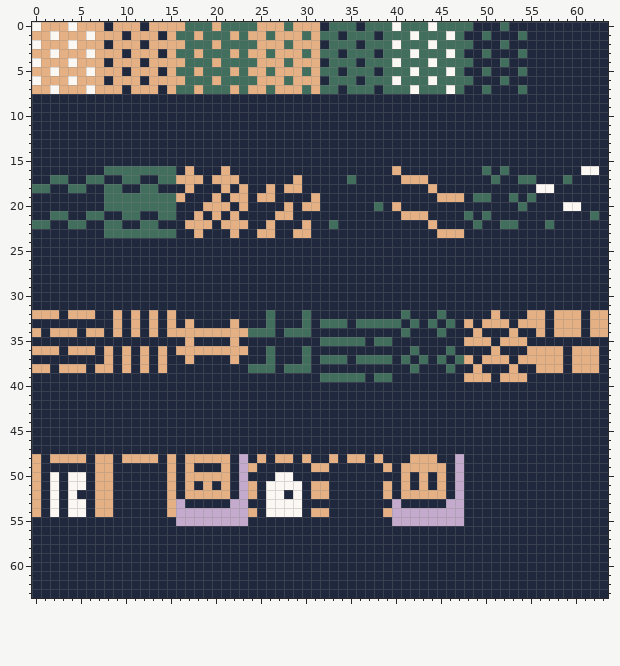
Edited in one commit: pixel-art sprite (core/assets/images/tiles.png). Above, as it was before the edit.
The file is 64x64 pixels.
Once edited:
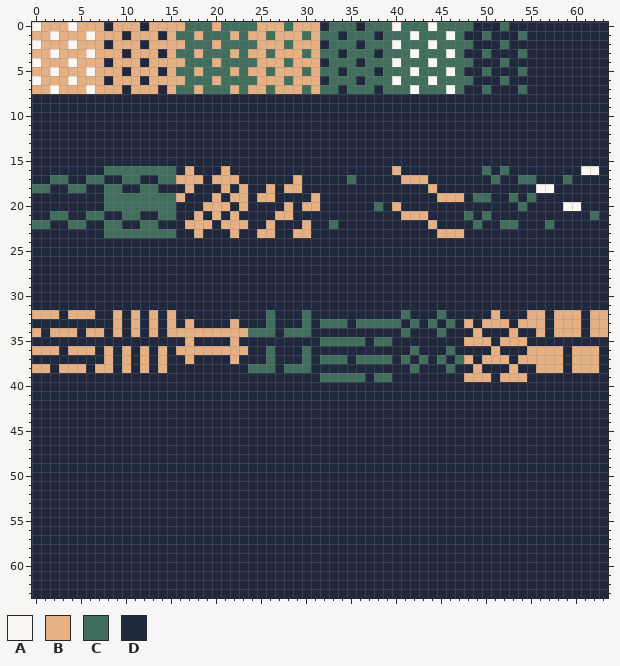
Palette (. is transparent): A #fbf7f3  B #e5b083  C #426e5d  D #20283d
Difference:
@@ x 0..63 @@
 47 DDDDDDDDDDDDDDDDDDDDDDDDDDDDDDDDDDDDDDDDDDDDDDDDDDDDDDDDDDDDDDDD
-48 BDBBBBDBBDBBBBDBDBBBBBD.DBDBBDBDDBDBBDBDDDBBBDD.DDDDDDDDDDDDDDDD
-49 BDDDDDDBBDDDDDDBDBDDDBD.BDDDDDDBBDDDDDDBDBBBBBD.DDDDDDDDDDDDDDDD
-50 BDADAADBBDDDDDDBDBBBBBD.DDDAADDDDDDDDDDDDBDBDBD.DDDDDDDDDDDDDDDD
-51 BDADAADBBDDDDDDBDBDBDBD.BDAAAADBBDDDDDDBDBDBDBD.DDDDDDDDDDDDDDDD
-52 BDADADDBBDDDDDDBDBBBBBD.BDAADADBBDDDDDDBDBBBBBD.DDDDDDDDDDDDDDDD
-53 BDADAADBBDDDDDDB.DDDDD..DDAAAADDDDDDDDDD.DDDDD..DDDDDDDDDDDDDDDD
-54 BDADAADBBDDDDDDB........BDAAAADBBDDDDDDB........DDDDDDDDDDDDDDDD
-55 DDDDDDDDDDDDDDDD........DDDDDDDDDDDDDDDD........DDDDDDDDDDDDDDDD
+48 DDDDDDDDDDDDDDDDDDDDDDDDDDDDDDDDDDDDDDDDDDDDDDDDDDDDDDDDDDDDDDDD
+49 DDDDDDDDDDDDDDDDDDDDDDDDDDDDDDDDDDDDDDDDDDDDDDDDDDDDDDDDDDDDDDDD
+50 DDDDDDDDDDDDDDDDDDDDDDDDDDDDDDDDDDDDDDDDDDDDDDDDDDDDDDDDDDDDDDDD
+51 DDDDDDDDDDDDDDDDDDDDDDDDDDDDDDDDDDDDDDDDDDDDDDDDDDDDDDDDDDDDDDDD
+52 DDDDDDDDDDDDDDDDDDDDDDDDDDDDDDDDDDDDDDDDDDDDDDDDDDDDDDDDDDDDDDDD
+53 DDDDDDDDDDDDDDDDDDDDDDDDDDDDDDDDDDDDDDDDDDDDDDDDDDDDDDDDDDDDDDDD
+54 DDDDDDDDDDDDDDDDDDDDDDDDDDDDDDDDDDDDDDDDDDDDDDDDDDDDDDDDDDDDDDDD
+55 DDDDDDDDDDDDDDDDDDDDDDDDDDDDDDDDDDDDDDDDDDDDDDDDDDDDDDDDDDDDDDDD
 56 DDDDDDDDDDDDDDDDDDDDDDDDDDDDDDDDDDDDDDDDDDDDDDDDDDDDDDDDDDDDDDDD
Pixel boxes of the changes (left, top, right, bottom) in both pictures:
changed: (32, 454, 464, 526)
